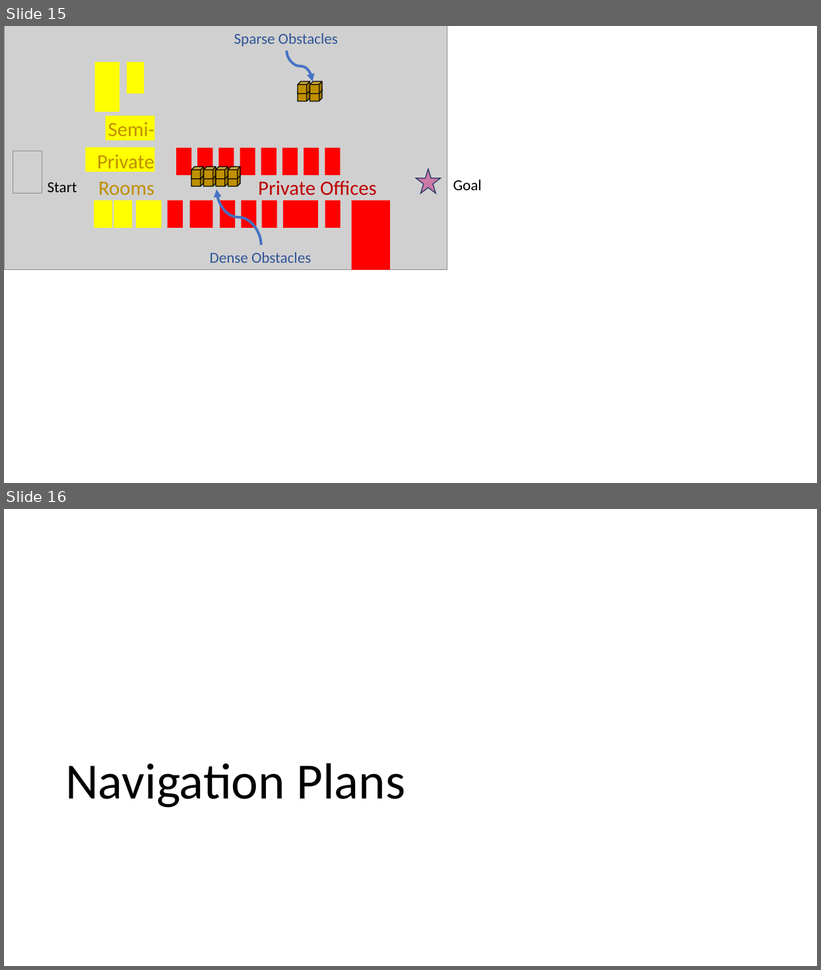
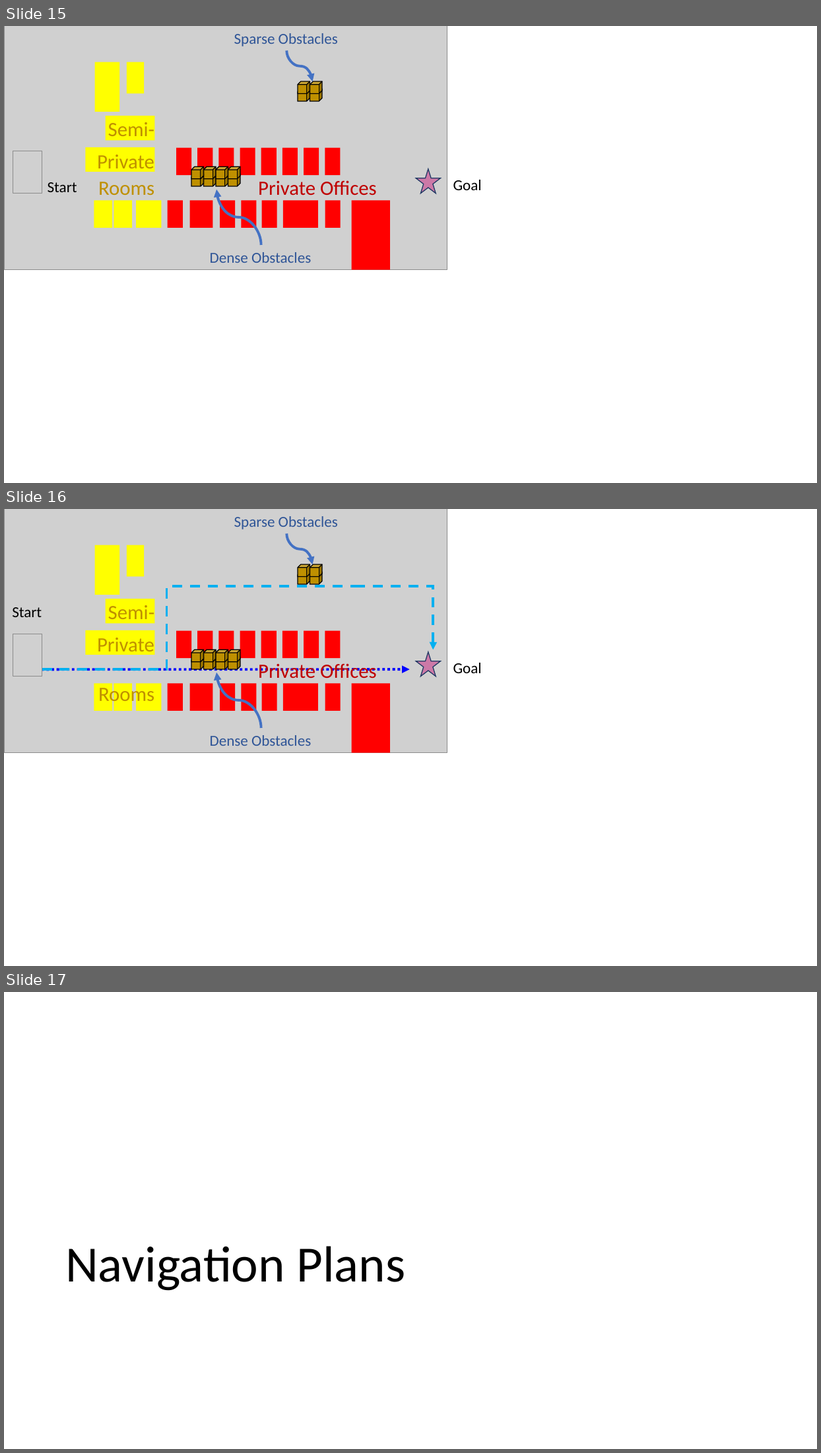
Before and after one commit to cmu-able/explainable-planning, a slide deck: XPlanningEvaluation/data/instruction/instruction-color-blind-friendly.pptx. Shown one above the other, each under a label of ours: slides 15 and 16 before the commit, slides 15, 16 and 17 after it. The pictures are 821x970 and 821x1453 pixels, drawn with LibreOffice and Linux fonts; fonts in the diff are those of the drawing; grey boxes stand for pictures. Boxes give left, top, right and bottom in pixels: in the first picture for what was removed or moved away, otherwise in the second. Text is boxed around its words. In the diff, an @@ line names an element or a change of style, - is before the commit and + after.

```diff
--- a/XPlanningEvaluation/data/instruction/instruction-color-blind-friendly.pptx
+++ b/XPlanningEvaluation/data/instruction/instruction-color-blind-friendly.pptx
@@ slide 16 added at (4,509,817,966), background #FFFFFF @@
@@ picture added at (4,509,448,753) @@
@@ group added at (234,516,338,584): 4 cubes, 1 text, 1 curved arrow @@
+Sparse Obstacles
@@ elbow line added from (42, 669) to (355, 586), #00B0F0 3 pt dashed @@
@@ elbow arrow added from (355, 586) to (434, 650), #00B0F0 3 pt dashed @@
@@ text added at (12,607,42,617), 18 pt, text #000000 @@
+Start
@@ text added at (108,602,155,625), 24 pt, text #BF9000 @@
+Semi-
@@ picture added at (13,634,42,677) @@
@@ group added at (86,545,162,711): 7 rectangles @@
@@ text added at (97,638,154,657), 24 pt, text #BF9000 @@
+Private
@@ text added at (258,663,377,679), 24 pt, text #C00000 @@
+Private Offices
@@ star added at (416,652,441,677), fill #CC79A7, outline #203864 1 pt @@
@@ text added at (453,663,482,673), 18 pt, text #000000 @@
+Goal
@@ arrow added from (41, 669) to (410, 669), #0000FF 3 pt dashed @@
@@ text added at (98,685,154,707), 24 pt, text #BF9000 @@
+Rooms
@@ group added at (191,650,311,746): 8 cubes, 1 text, 1 curved arrow @@
+Dense Obstacles
@@ group added at (168,631,390,753): 16 rectangles @@
@@ what was slide 16 is now slide 17 @@
```
Also in this commit, not shown: 2 other files.
